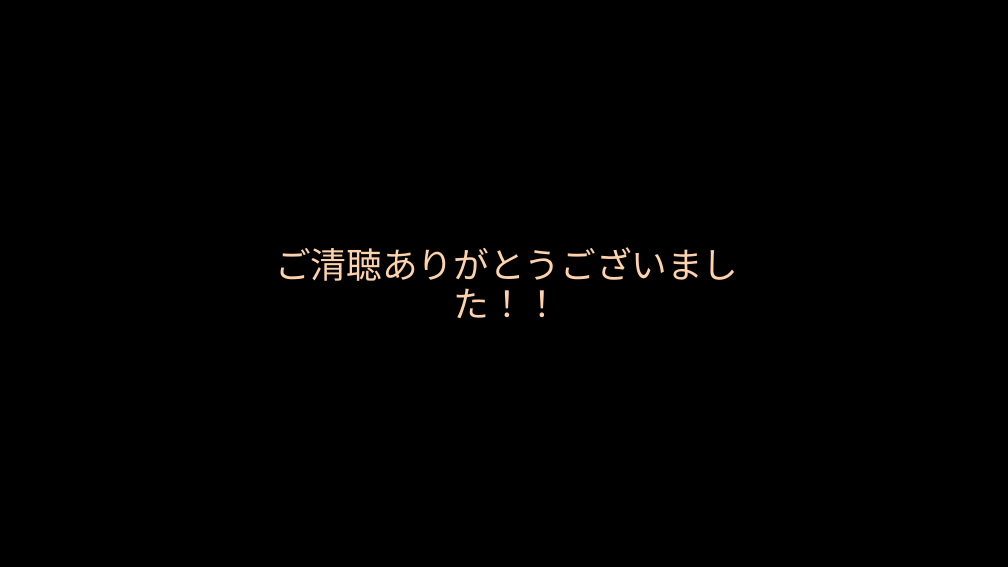
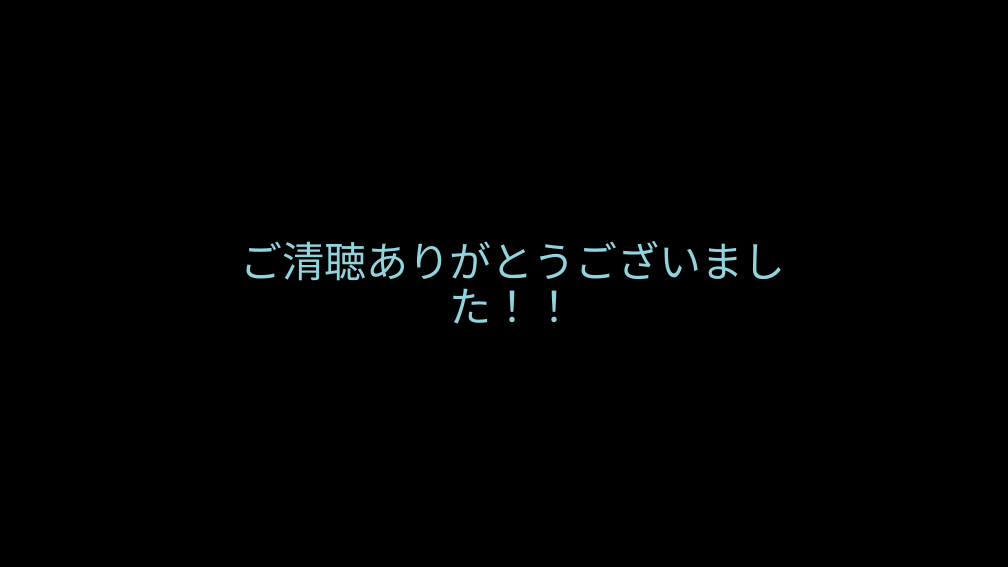
Before and after one commit to fox-tomoki-tabei/hackathon17, a slide deck: slide 7 of ハッカソンプレゼン用.pptx. Drawn at 1008x567 pixels with LibreOffice and Linux fonts; fonts in the diff are those of the drawing. Boxes give left, top, right and bottom in pixels: in the first picture for what was removed or moved away, otherwise in the second. Text is boxed around its words. In the diff, an @@ line names an element or a change of style, - is before the commit and + after.

```diff
--- a/ハッカソンプレゼン用.pptx
+++ b/ハッカソンプレゼン用.pptx
@@ title "ご清聴ありがとうございました！！" at box(240, 241, 785, 324): size 34 to 40 pt, text colour #FDD2AC to #91D4DD @@
```
Also in this commit, not shown: 1 other file.
